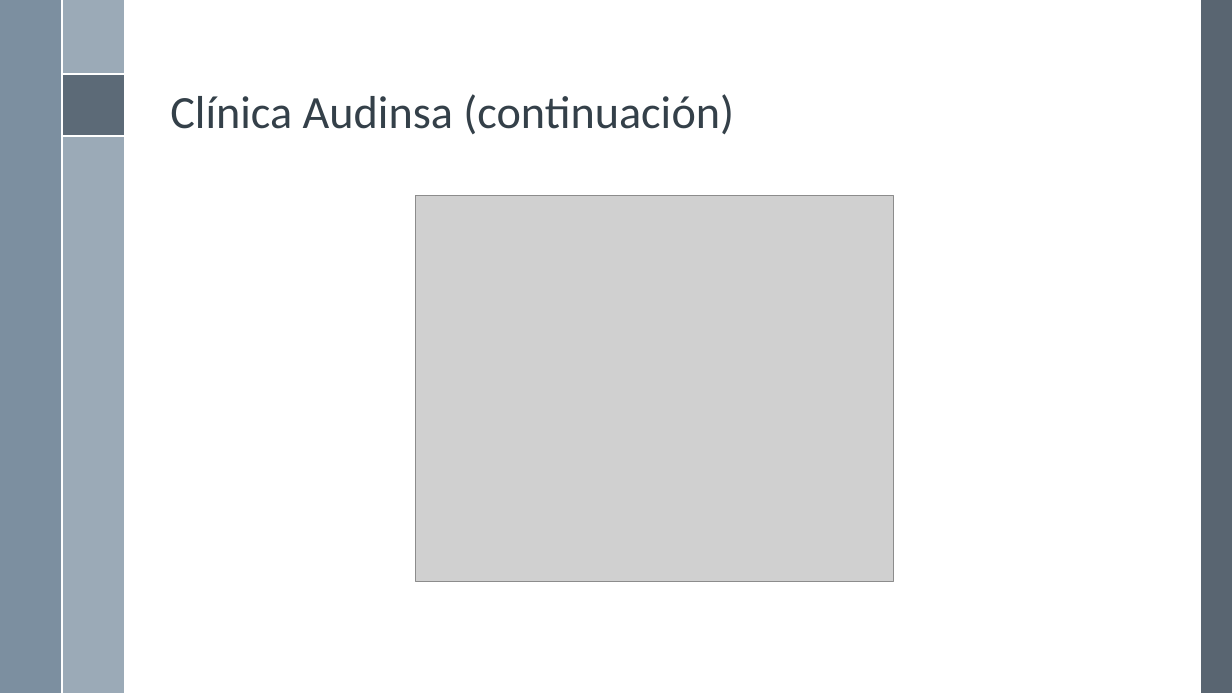
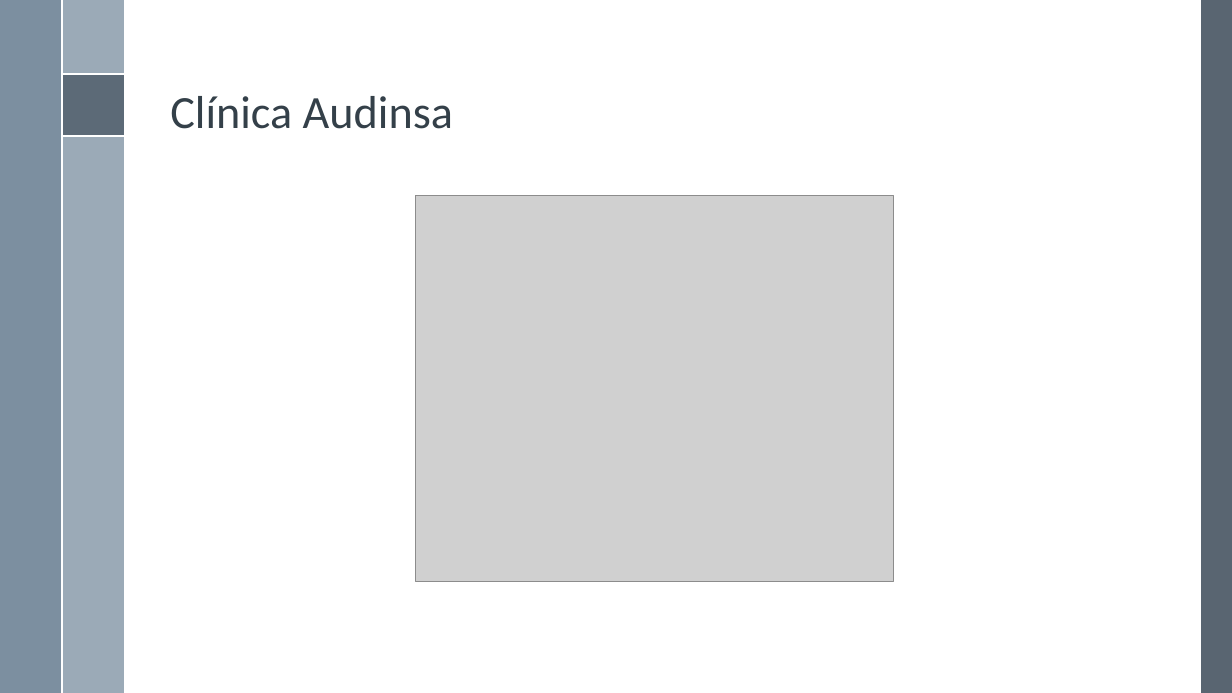
Before and after one commit to rbaltodanog/audinsaapp, a slide deck: slide 7 of documentacion/presentacion/Presentación.pptx. Drawn at 1232x693 pixels with LibreOffice and Linux fonts; fonts in the diff are those of the drawing; grey boxes stand for pictures; background and template pictures are left out. Boxes give left, top, right and bottom in pixels: in the first picture for what was removed or moved away, otherwise in the second. Text is boxed around its words. In the diff, an @@ line names an element or a change of style, - is before the commit and + after.

```diff
--- a/documentacion/presentacion/Presentación.pptx
+++ b/documentacion/presentacion/Presentación.pptx
@@ title at box(170, 96, 453, 129): text changed @@
-Clínica Audinsa (continuación)
+Clínica Audinsa
```
Also in this commit, not shown: 15 other slides changed, 25 slides added, 2 slides removed.
